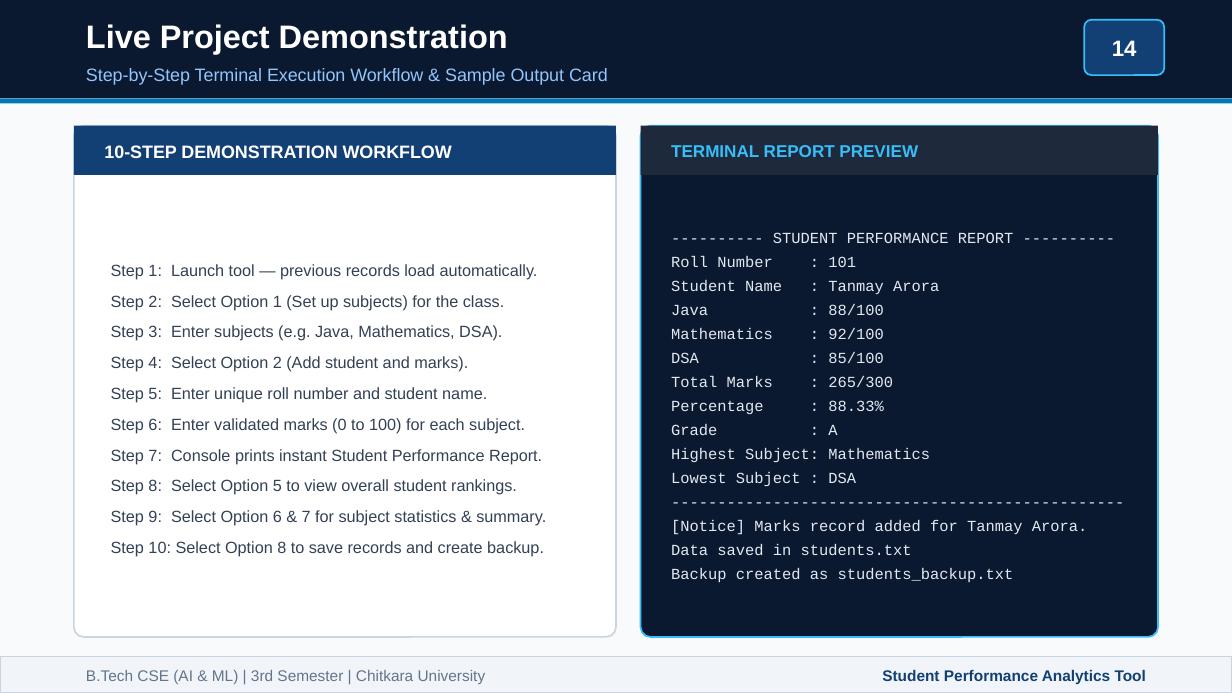
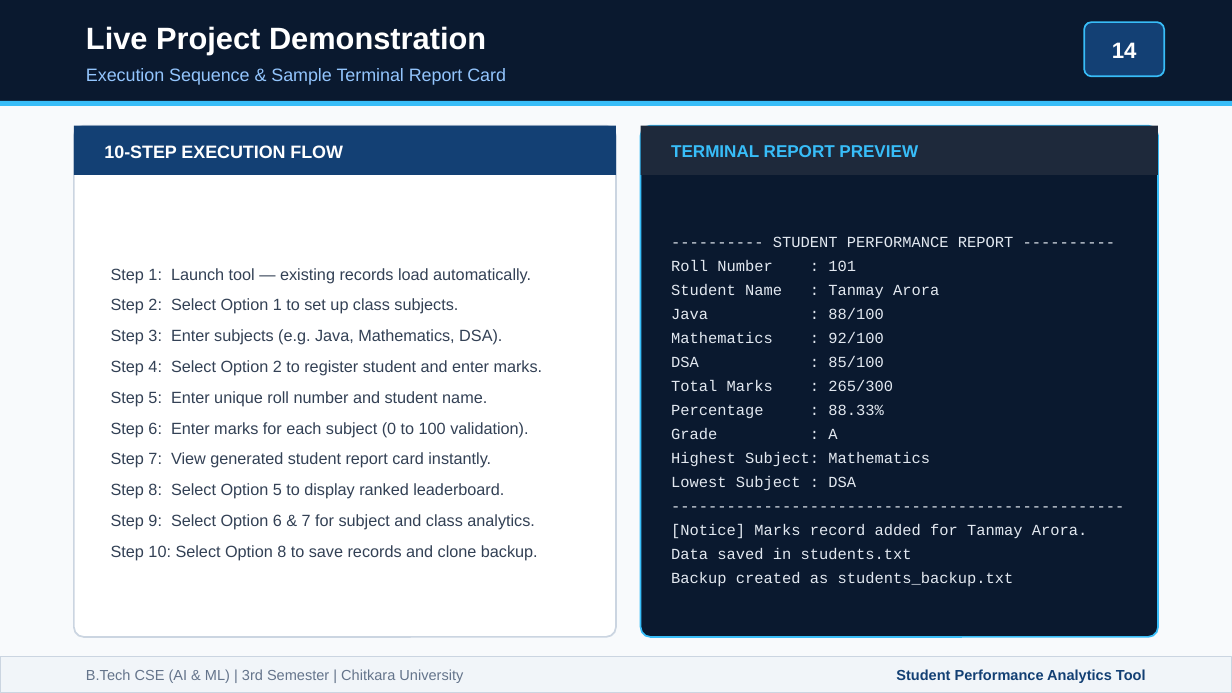
Before and after one commit to Tanmay-Arora19/java_project_sem3, a slide deck: slide 14 of Student_Performance_Analytics_Presentation.pptx. Drawn at 1232x693 pixels with LibreOffice and Linux fonts; fonts in the diff are those of the drawing. Boxes give left, top, right and bottom in pixels: in the first picture for what was removed or moved away, otherwise in the second. Text is boxed around its words. In the diff, an @@ line names an element or a change of style, - is before the commit and + after.

Commit message:
Streamline presentation: decrease text density, enhance visual polish, and make slides impressive

```diff
--- a/Student_Performance_Analytics_Presentation.pptx
+++ b/Student_Performance_Analytics_Presentation.pptx
@@ text "Live Project Demonstration" at (x1=86, y1=26, x2=486, y2=54): size 19 to 18 pt @@
@@ rounded rectangle at (x1=1084, y1=22, x2=1164, y2=76): proportions changed @@
@@ text at (x1=86, y1=68, x2=506, y2=85): text changed @@
-Step-by-Step Terminal Execution Workflow & Sample Output Card
+Execution Sequence & Sample Terminal Report Card
@@ rectangle at (x1=0, y1=101, x2=1232, y2=106): fill #0077B6 to #38BDF8 @@
@@ text at (x1=104, y1=145, x2=343, y2=158): text changed @@
-10-STEP DEMONSTRATION WORKFLOW
+10-STEP EXECUTION FLOW
@@ text "---------- STUDENT PERFORMANCE REPORT ----------" moved from (x1=671, y1=232, x2=1088, y2=583) to (x1=671, y1=236, x2=1088, y2=587) @@
@@ text at (x1=111, y1=264, x2=538, y2=310): text changed @@
-Step 1: Launch tool — previous records load automatically.
-Step 2: Select Option 1 (Set up subjects) for the class.
+Step 1: Launch tool — existing records load automatically.
+Step 2: Select Option 1 to set up class subjects.
@@ text at (x1=111, y1=360, x2=543, y2=376): text changed @@
-Step 4: Select Option 2 (Add student and marks).
+Step 4: Select Option 2 to register student and enter marks.
@@ text at (x1=111, y1=422, x2=538, y2=561): text changed @@
-Step 6: Enter validated marks (0 to 100) for each subject.
-Step 7: Console prints instant Student Performance Report.
-Step 8: Select Option 5 to view overall student rankings.
-Step 9: Select Option 6 & 7 for subject statistics & summary.
-Step 10: Select Option 8 to save records and create backup.
+Step 6: Enter marks for each subject (0 to 100 validation).
+Step 7: View generated student report card instantly.
+Step 8: Select Option 5 to display ranked leaderboard.
+Step 9: Select Option 6 & 7 for subject and class analytics.
+Step 10: Select Option 8 to save records and clone backup.
@@ text "B.Tech CSE (AI & ML) ..." at (x1=86, y1=669, x2=463, y2=683): size 9 to 8.5 pt @@
@@ text "Student Performance Analytics Tool" at (x1=896, y1=669, x2=1146, y2=683): size 9 to 8.5 pt @@
```
Also in this commit, not shown: 14 other slides changed, 2 other files.
